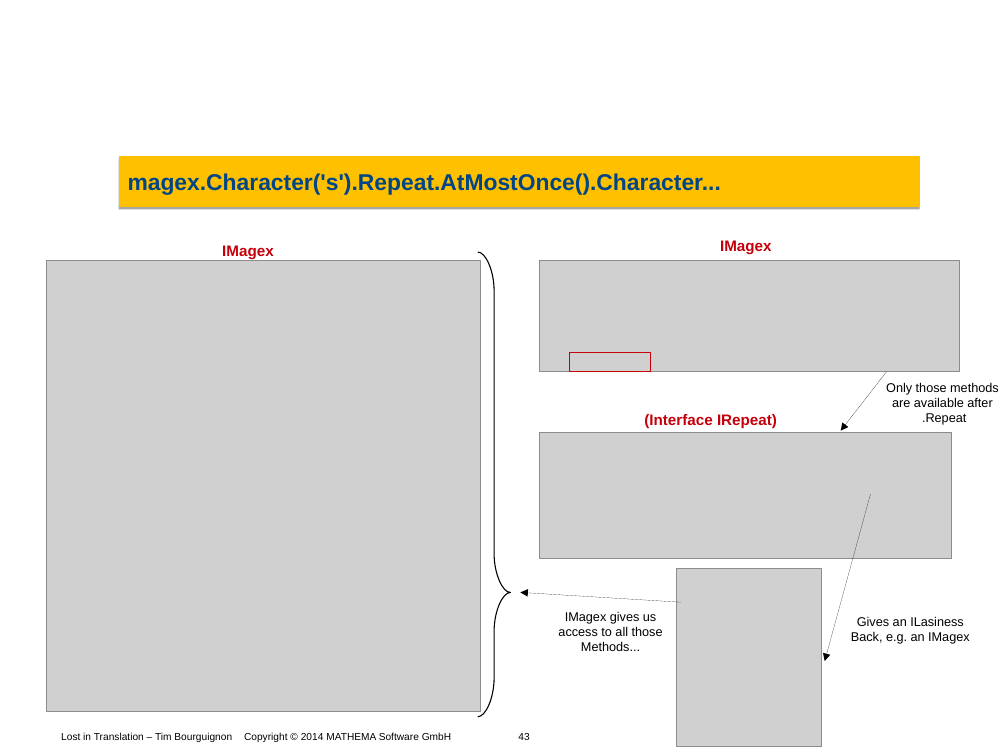
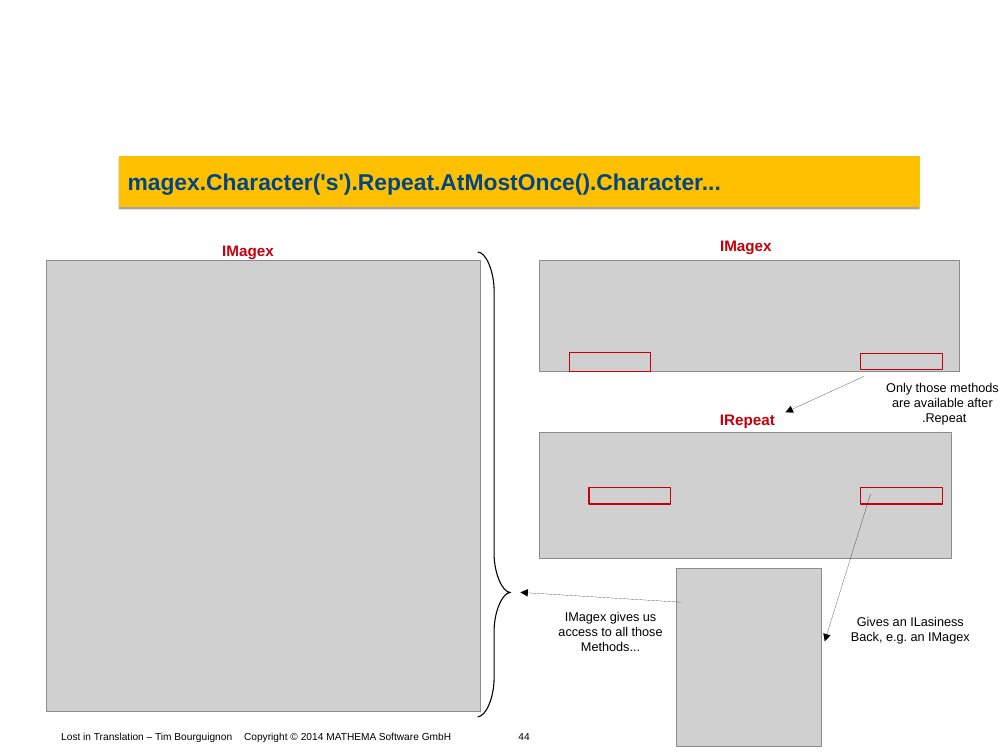
Before and after one commit to Timothep/Talk.LostInTranslation, a slide deck: slide 44 of LostInTranslation.odp (slide 43 before the commit). Drawn at 1008x756 pixels with LibreOffice and Linux fonts; fonts in the diff are those of the drawing; grey boxes stand for pictures; background and template pictures are left out. Boxes give left, top, right and bottom in pixels: in the first picture for what was removed or moved away, otherwise in the second. Text is boxed around its words. In the diff, an @@ line names an element or a change of style, - is before the commit and + after.

```diff
--- a/LostInTranslation.odp
+++ b/LostInTranslation.odp
@@ rectangle added at (861,354,942,370), outline #C5000B 0.85 pt @@
@@ arrow moved from (887, 372) - (841, 431) to (864, 377) - (786, 413) @@
@@ text at (720,414,775,428): text changed @@
-(Interface IRepeat)
+IRepeat
@@ rectangle added at (589,488,670,504), outline #C5000B 0.85 pt @@
@@ arrow moved from (871, 494) - (825, 661) to (871, 494) - (825, 641) @@
@@ rectangle added at (861,488,942,504), outline #C5000B 0.85 pt @@
@@ text at (61,732,529,742): text changed @@
-Lost in Translation – Tim Bourguignon Copyright © 2014 MATHEMA Software GmbH 43
+Lost in Translation – Tim Bourguignon Copyright © 2014 MATHEMA Software GmbH 44
```
Also in this commit, not shown: 25 other slides changed, 5 slides added, 4 slides removed.
